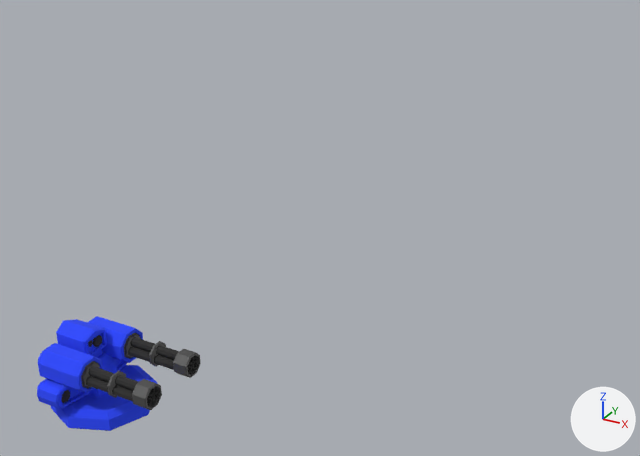
Renders of the Blender file Assets/Models/Zack_New/Guns.blend from each side of a commit.
The view is the same before and after, from a 50 mm lens placed at (7.7, -22.7, 7.0), pointed at (-1.5, -6.1, -1.3). Every picture has the same lights, and +X, +Y and +Z are marked at lower right. The same objects are shown in both versions, whatever each file hides.

Objects in the first picture: 'GatBarrel', 'GatBarrel.001', 'Gatling'.
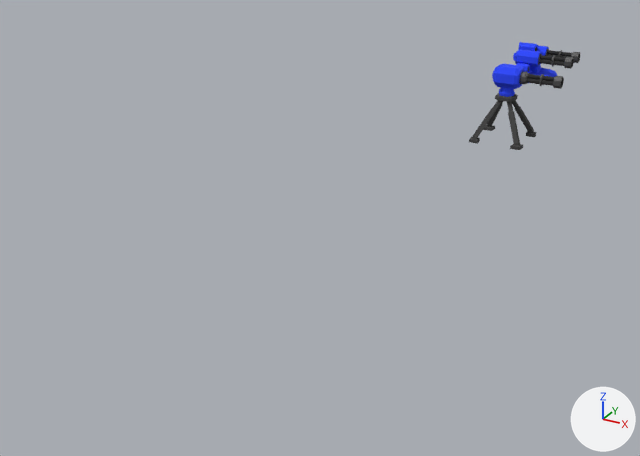
Changed parts and their boxes (x1, y1, x2, y2) in the pictures (640 x 456 px):
'Gatling', moved: before (37, 316, 158, 431); after (513, 42, 558, 77)
'GatBarrel.001', moved: before (81, 361, 162, 410); after (538, 54, 574, 69)
'GatBarrel', moved: before (124, 333, 201, 378); after (545, 49, 580, 63)
'SentryBase', added (black): after (469, 93, 536, 150)
'Sentry', added (blue): after (492, 64, 524, 97)
'GatBarrel.002', added (black): after (519, 71, 564, 89)
    faces in mat_blackbarrel_001 (black #2d2d2d): (526, 74, 562, 86)
    faces in mat_gatlingrim_001 (dark grey #4a4a4a): (519, 71, 564, 89)

What changed in the scene script:
```text
Add mat_blackbarrel_001:
    mat_blackbarrel_001 = principled_material('BlackBarrel.001')
    mat_blackbarrel_001.base_color = (0.0261, 0.0261, 0.0261)  # black #2d2d2d
    mat_blackbarrel_001.roughness = 1.0
Add mat_gatlingrim_001:
    mat_gatlingrim_001 = principled_material('GatlingRim.001')
    mat_gatlingrim_001.base_color = (0.0683, 0.0683, 0.0683)  # dark grey #4a4a4a
Add me_cube_008:
    me_cube_008.from_pydata(...)  # 144 vertices, 130 faces; spans x -0.83..0.84, y -0.88..0.85, z -1.46..-0.07
    me_cube_008.materials.append(mat_belt)  # black #444444
Add me_cylinder_010:
    me_cylinder_010.from_pydata(...)  # 112 vertices, 100 faces; spans x -0.462..0.416, y -0.362..0.369, z -0.09..0.806
    me_cylinder_010.materials.append(mat_tempteamcolor)  # blue #2847ff
Add me_cylinder_012:
    me_cylinder_012.from_pydata(...)  # 232 vertices, 196 faces; spans x -1.04..1.04, y -1.04..1.04, z -0.92..6.1
    # faces by material slot: [102, 94]
    me_cylinder_012.materials.append(mat_blackbarrel_001)  # black #2d2d2d
    me_cylinder_012.materials.append(mat_gatlingrim_001)  # dark grey #4a4a4a
Change ob_gatling:
    ob_gatling.location: (0.0, -15.0, 0.0) -> (0.0, 6.0, 0.0)
Add ob_sentrybase:
    ob_sentrybase = bpy.data.objects.new('SentryBase', me_cube_008)
    ob_sentrybase.location = (0.0, 3.0, 0.0)
Add ob_gatbarrel_002:
    ob_gatbarrel_002 = bpy.data.objects.new('GatBarrel.002', me_cylinder_012)
    ob_gatbarrel_002.parent = ob_sentry
    ob_gatbarrel_002.matrix_parent_inverse = Matrix(((1.0, 0.0, 0.0, 0.0), (0.0, 1.0, 0.0, -3.0), (0.0, 0.0, 1.0, 0.0), (0.0, 0.0, 0.0, 1.0)))
    ob_gatbarrel_002.location = (0.525, 2.999, 0.496)
    ob_gatbarrel_002.rotation_euler = (-1.571, 1.178, -1.571)  # degrees (-90, 67, -90)
    ob_gatbarrel_002.scale = (0.181, 0.181, 0.181)
Add ob_sentry:
    ob_sentry = bpy.data.objects.new('Sentry', me_cylinder_010)
    ob_sentry.location = (0.0, 3.0, 0.0)
```
